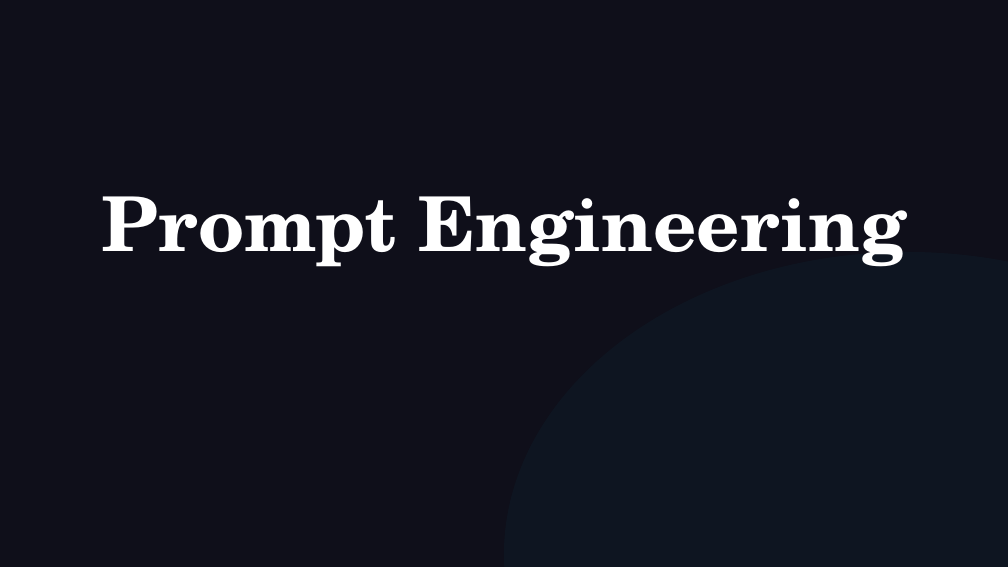
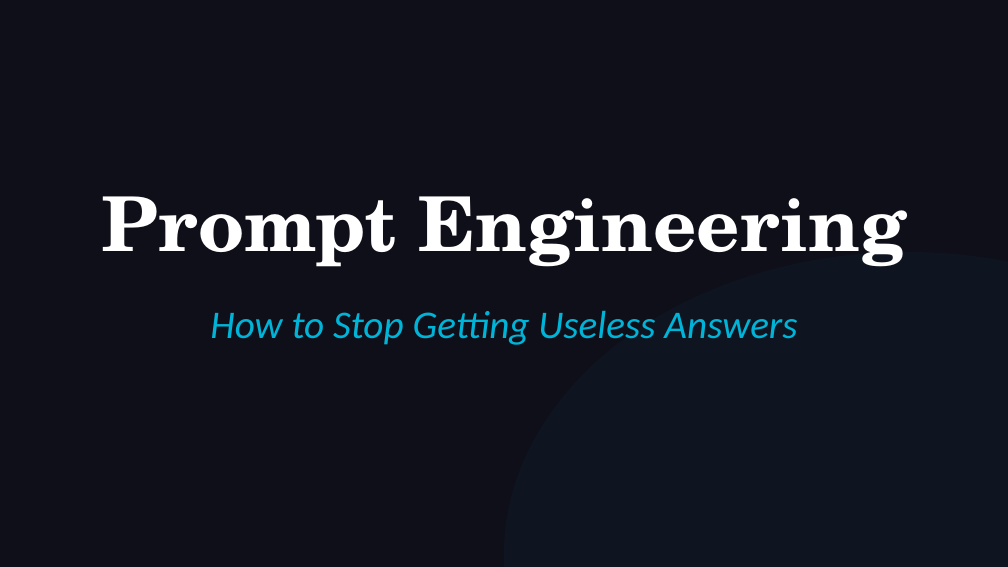
Before and after one commit to michaelengland/ai-best-practices, a slide deck: slide 23 of Getting-Agents-to-Give-Up-Their-Secrets.pptx. Drawn at 1008x567 pixels with LibreOffice and Linux fonts; fonts in the diff are those of the drawing. Boxes give left, top, right and bottom in pixels: in the first picture for what was removed or moved away, otherwise in the second. Text is boxed around its words. In the diff, an @@ line names an element or a change of style, - is before the commit and + after.

```diff
--- a/Getting-Agents-to-Give-Up-Their-Secrets.pptx
+++ b/Getting-Agents-to-Give-Up-Their-Secrets.pptx
@@ text added at (210,310,797,345), 28 pt, text #00B4D8, italic @@
+How to Stop Getting Useless Answers
```
Also in this commit, not shown: 4 other slides changed, 31 other files.
